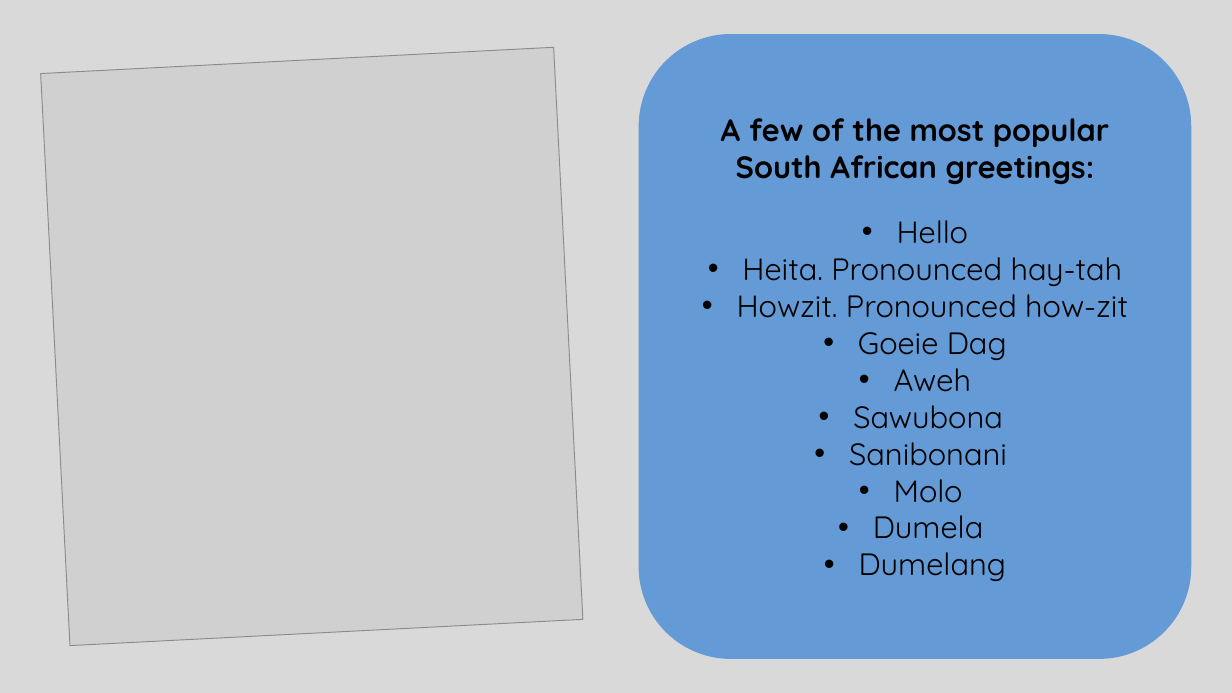
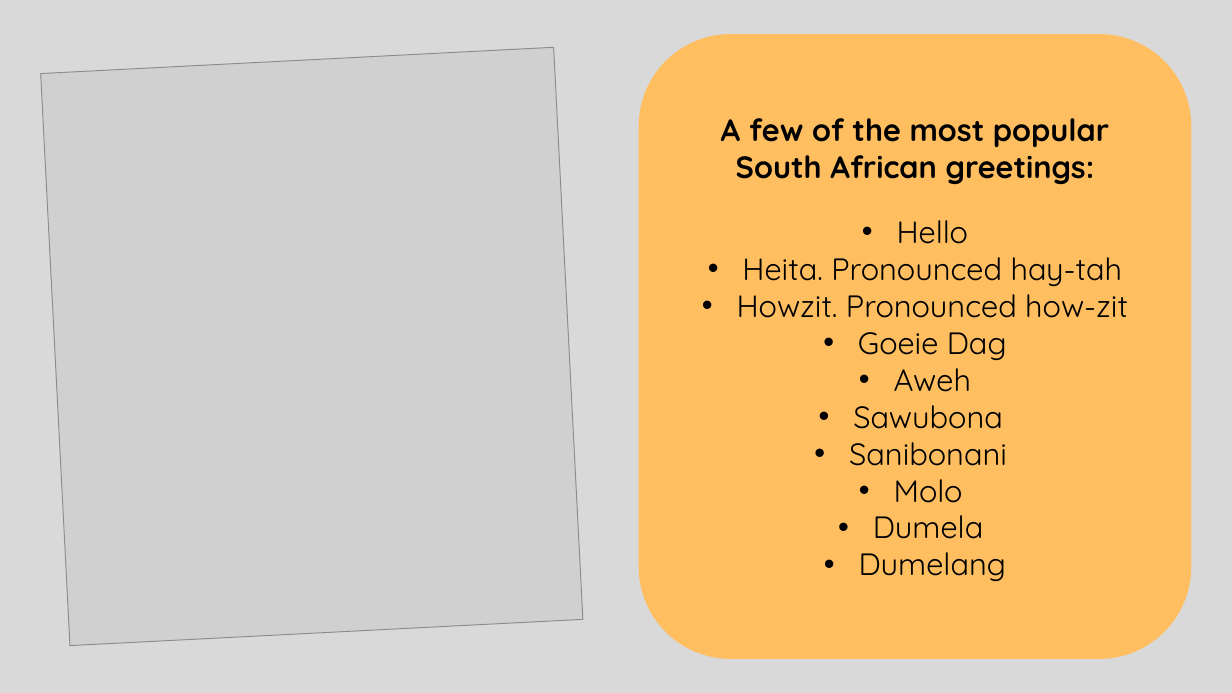
Before and after one commit to calvinmo/NTD2022, a slide deck: slide 2 of Async-Testing-NTD22-V1.pptx. Drawn at 1232x693 pixels with LibreOffice and Linux fonts; fonts in the diff are those of the drawing; grey boxes stand for pictures. Boxes give left, top, right and bottom in pixels: in the first picture for what was removed or moved away, otherwise in the second. Text is boxed around its words. In the diff, an @@ line names an element or a change of style, - is before the commit and + after.

```diff
--- a/Async-Testing-NTD22-V1.pptx
+++ b/Async-Testing-NTD22-V1.pptx
@@ rounded rectangle "A few of the most ..." at (639, 34, 1191, 659): fill #649AD6 to #FFBF61 @@
```
Also in this commit, not shown: 12 other slides changed, 1 slide removed.
